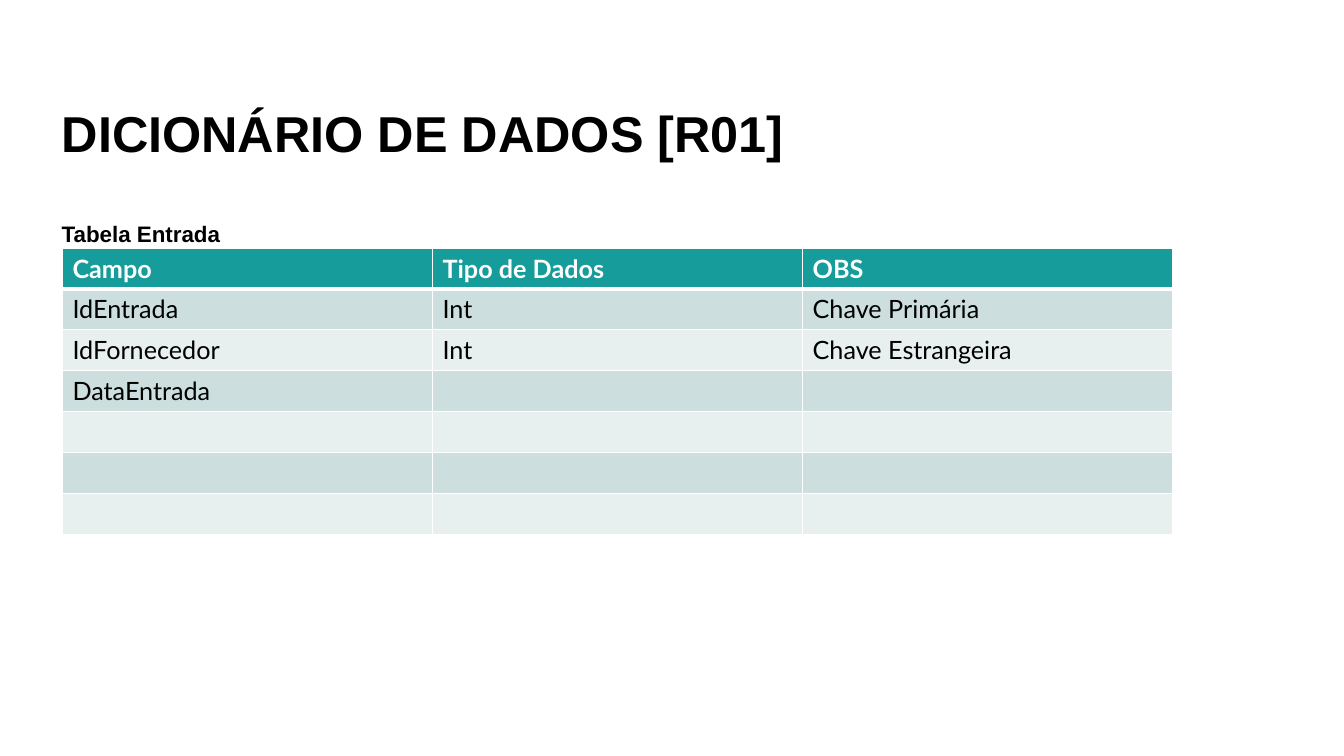
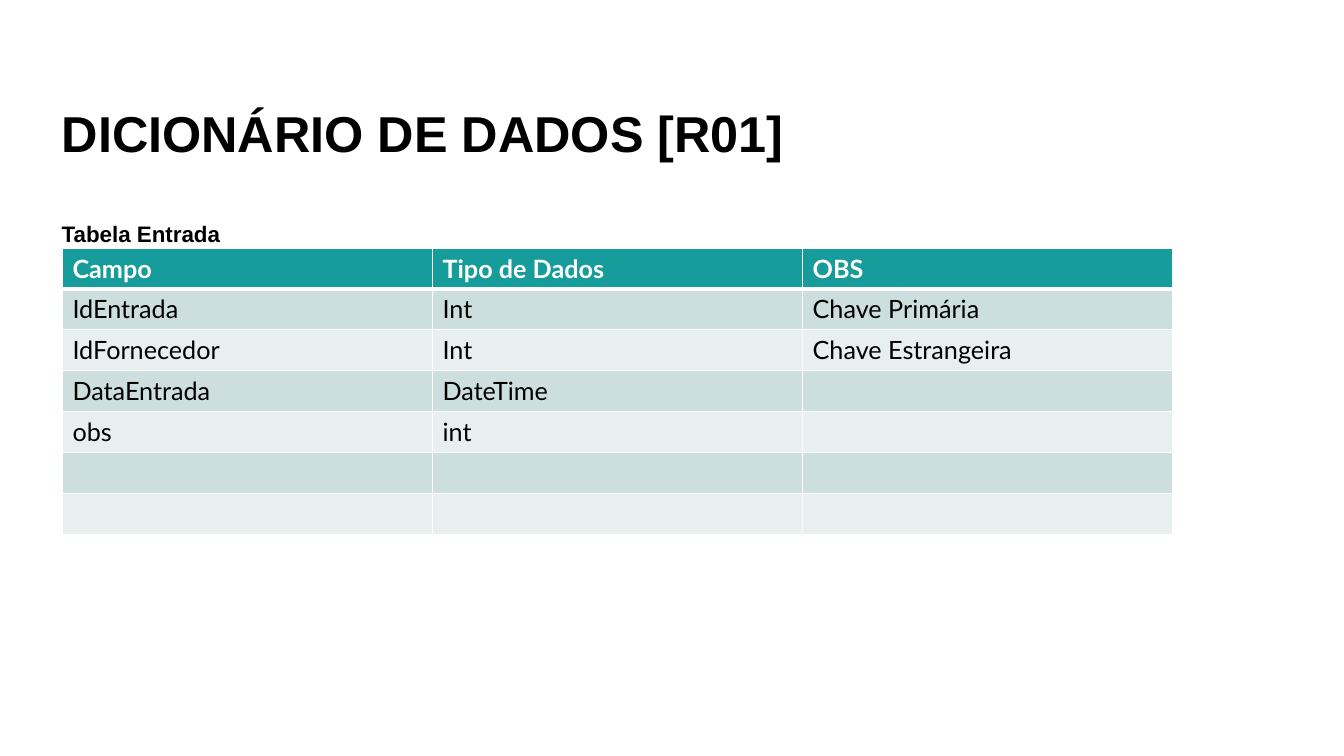
Before and after one commit to anassophia/alomoxarifadoafrodite, a slide deck: slide 18 of Documentacao/ModelagemSistema_TemplateInicial.pptx. Drawn at 1344x756 pixels with LibreOffice and Linux fonts; fonts in the diff are those of the drawing. Boxes give left, top, right and bottom in pixels: in the first picture for what was removed or moved away, otherwise in the second. Text is boxed around its words. In the diff, an @@ line names an element or a change of style, - is before the commit and + after.

```diff
--- a/Documentacao/ModelagemSistema_TemplateInicial.pptx
+++ b/Documentacao/ModelagemSistema_TemplateInicial.pptx
@@ table at bbox=[63, 248, 1173, 534] @@
-row 4: DataEntrada |  | 
+row 4: DataEntrada | DateTime | 
+row 5: obs | int | 
-row 7:  |  | 
```
Also in this commit, not shown: 7 other slides changed, 3 other files.
